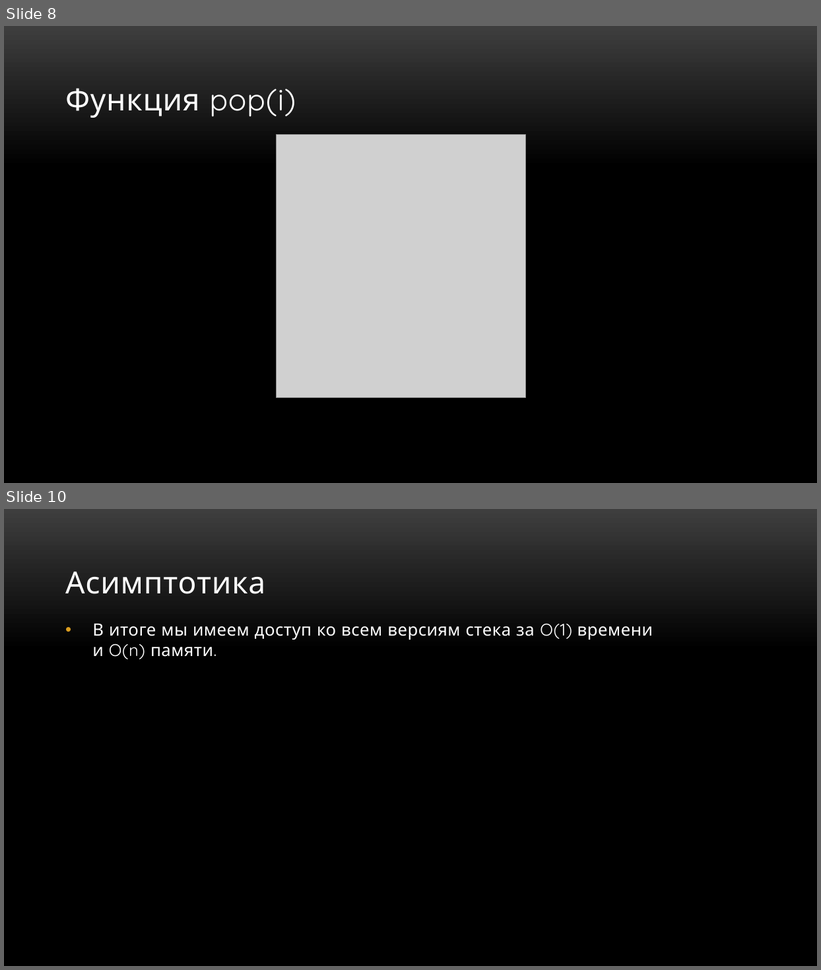
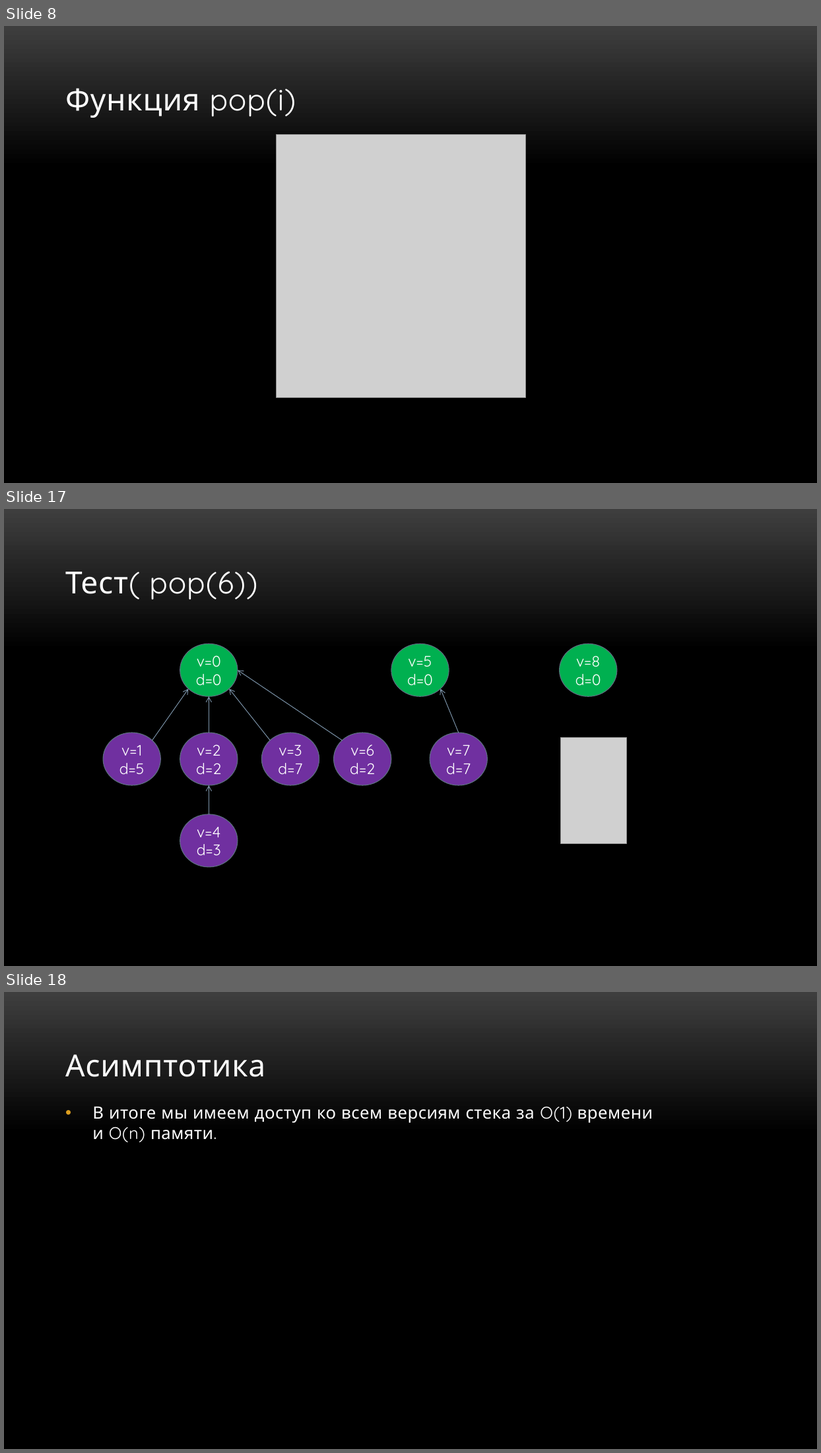
Before and after one commit to Aragonro/stack, a slide deck: Персистентный стек.pptx. Shown one above the other, each under a label of ours: slides 8 and 10 before the commit, slides 8, 17 and 18 after it; the slides between them are not shown. The pictures are 821x970 and 821x1453 pixels, drawn with LibreOffice and Linux fonts; fonts in the diff are those of the drawing; grey boxes stand for pictures; background and template pictures are left out. Boxes give left, top, right and bottom in pixels: in the first picture for what was removed or moved away, otherwise in the second. Text is boxed around its words. In the diff, an @@ line names an element or a change of style, - is before the commit and + after.

```diff
--- a/Персистентный стек.pptx
+++ b/Персистентный стек.pptx
@@ slide 17 added at (x1=4, y1=509, x2=817, y2=966), background picture (left out) @@
@@ title added at (x1=65, y1=571, x2=257, y2=599), 36 pt, text #FFFFFF @@
+Тест( pop(6))
@@ ellipse added at (x1=180, y1=644, x2=238, y2=697), fill #00B050, outline #5D7080 0.85 pt, 18 pt, text #FFFFFF @@
+v=0
+d=0
@@ ellipse added at (x1=391, y1=644, x2=449, y2=697), fill #00B050, outline #5D7080 0.85 pt, 18 pt, text #FFFFFF @@
+v=5
+d=0
@@ ellipse added at (x1=560, y1=644, x2=617, y2=697), fill #00B050, outline #5D7080 0.85 pt, 18 pt, text #FFFFFF @@
+v=8
+d=0
@@ arrow added from (342, 741) to (238, 670), #7E97AD 0.75 pt @@
@@ arrow added from (152, 741) to (188, 689), #7E97AD 0.75 pt @@
@@ arrow added from (209, 733) to (209, 697), #7E97AD 0.75 pt @@
@@ arrow added from (270, 741) to (229, 689), #7E97AD 0.75 pt @@
@@ arrow added from (459, 733) to (441, 689), #7E97AD 0.75 pt @@
@@ ellipse added at (x1=103, y1=733, x2=160, y2=786), fill #7030A0, outline #5D7080 0.85 pt, 18 pt, text #FFFFFF @@
+v=1
+d=5
@@ ellipse added at (x1=180, y1=733, x2=238, y2=786), fill #7030A0, outline #5D7080 0.85 pt, 18 pt, text #FFFFFF @@
+v=2
+d=2
@@ ellipse added at (x1=261, y1=733, x2=319, y2=786), fill #7030A0, outline #5D7080 0.85 pt, 18 pt, text #FFFFFF @@
+v=3
+d=7
@@ ellipse added at (x1=334, y1=733, x2=391, y2=786), fill #7030A0, outline #5D7080 0.85 pt, 18 pt, text #FFFFFF @@
+v=6d=2
@@ ellipse added at (x1=430, y1=733, x2=487, y2=786), fill #7030A0, outline #5D7080 0.85 pt, 18 pt, text #FFFFFF @@
+v=7
+d=7
@@ picture added at (x1=561, y1=738, x2=627, y2=844) @@
@@ arrow added from (209, 815) to (209, 786), #7E97AD 0.75 pt @@
@@ ellipse added at (x1=180, y1=815, x2=238, y2=867), fill #7030A0, outline #5D7080 0.85 pt, 18 pt, text #FFFFFF @@
+v=4
+d=3
@@ what was slide 10 is now slide 18 @@
```
Also in this commit, not shown: 8 other slides added, 1 slide removed.
